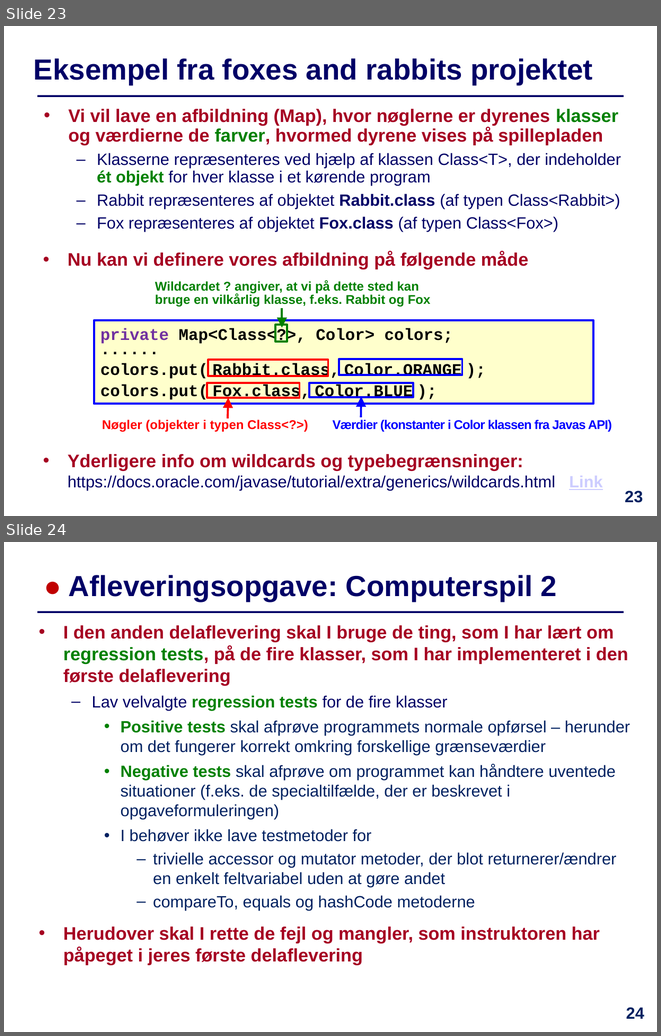
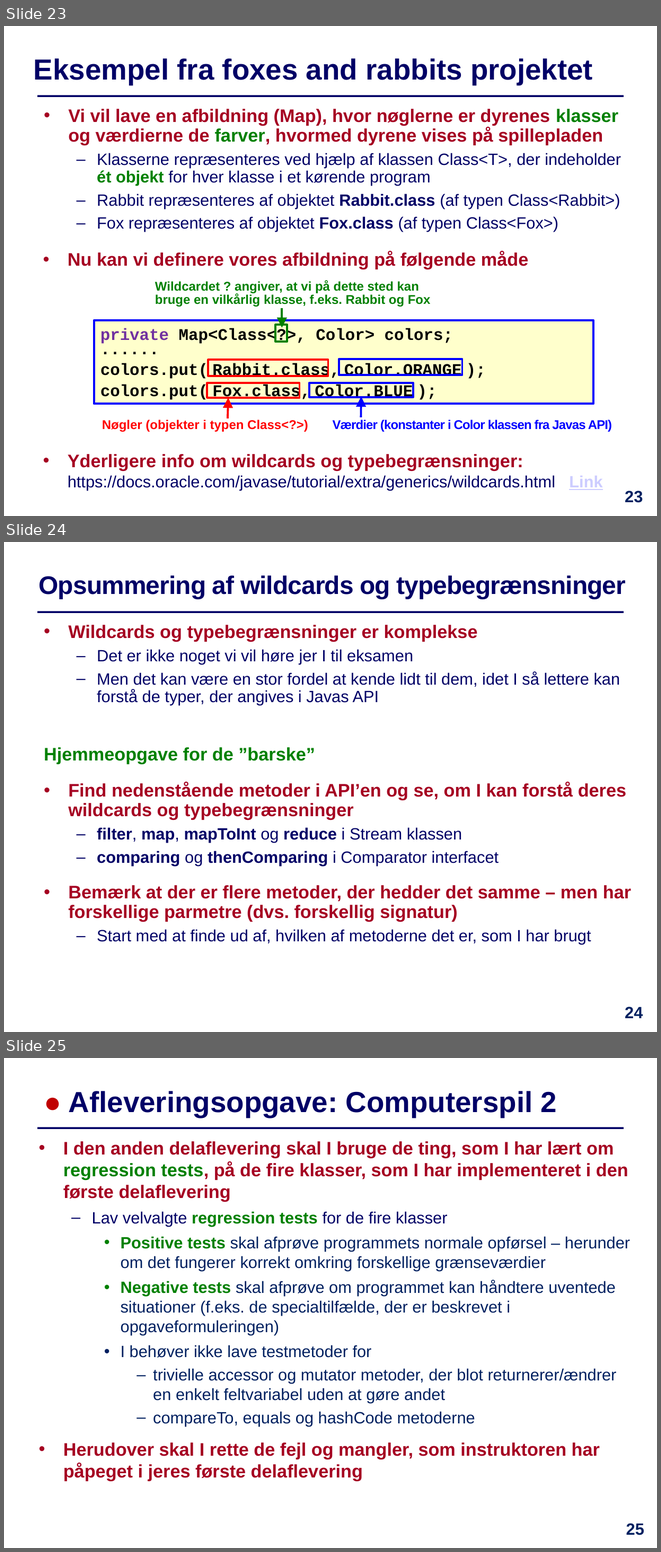
Before and after one commit to IntProgAU/Materiale, a slide deck: web/e21/uge_12/Slides-Uge12.pptx. Shown one above the other, each under a label of ours: slides 23 and 24 before the commit, slides 23, 24 and 25 after it. The pictures are 661x1036 and 661x1552 pixels, drawn with LibreOffice and Linux fonts; fonts in the diff are those of the drawing. Boxes give left, top, right and bottom in pixels: in the first picture for what was removed or moved away, otherwise in the second. Text is boxed around its words. In the diff, an @@ line names an element or a change of style, - is before the commit and + after.

```diff
--- a/web/e21/uge_12/Slides-Uge12.pptx
+++ b/web/e21/uge_12/Slides-Uge12.pptx
@@ slide 24 added at box(4, 542, 657, 1032), background #FFFFFF; not listed: 1 template element that a slide beside it also shows @@
@@ title added at box(39, 575, 626, 599), 28 pt, text #000066, bold @@
+Opsummering af wildcards og typebegrænsninger
@@ text added at box(44, 625, 631, 944), 18 pt, text #000066, bold @@
+  • Wildcards og typebegrænsninger er komplekse
+  – Det er ikke noget vi vil høre jer I til eksamen
+  – Men det kan være en stor fordel at kende lidt til dem, idet I så lettere kan forstå de typer, der angives i Javas API
+  Hjemmeopgave for de ”barske”
+  • Find nedenstående metoder i API’en og se, om I kan forstå deres wildcards og typebegrænsninger
+  – filter, map, mapToInt og reduce i Stream klassen
+  – comparing og thenComparing i Comparator interfacet
+  • Bemærk at der er flere metoder, der hedder det samme – men har forskellige parmetre (dvs. forskellig signatur)
+  – Start med at finde ud af, hvilken af metoderne det er, som I har brugt
@@ page number added at box(625, 1006, 643, 1018), 18 pt, text #002060, bold @@
+24
@@ what was slide 24 is now slide 25 @@
@@ page number at box(626, 1523, 644, 1535): text changed @@
-24
+25
```
Also in this commit, not shown: 14 slides changed, 1 other file.
